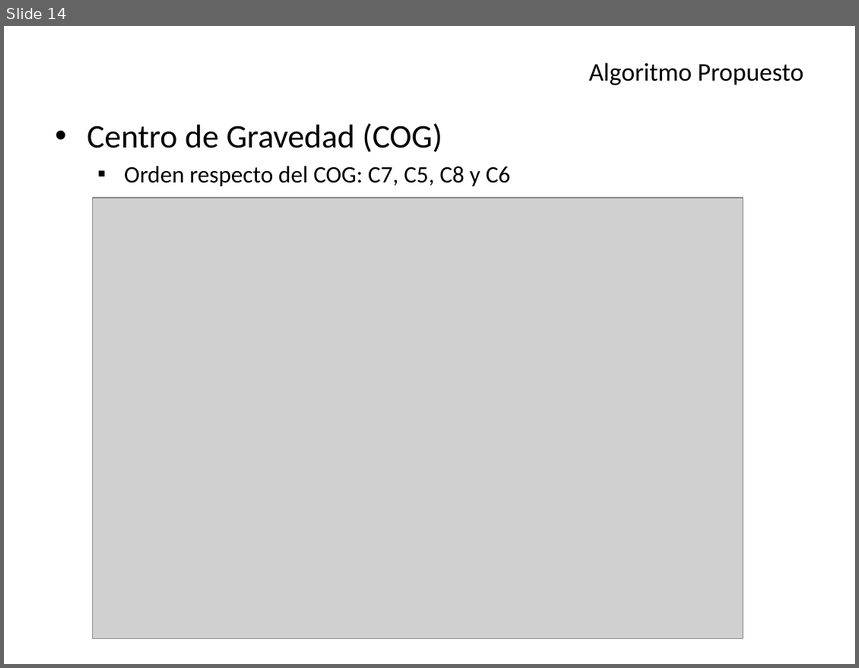
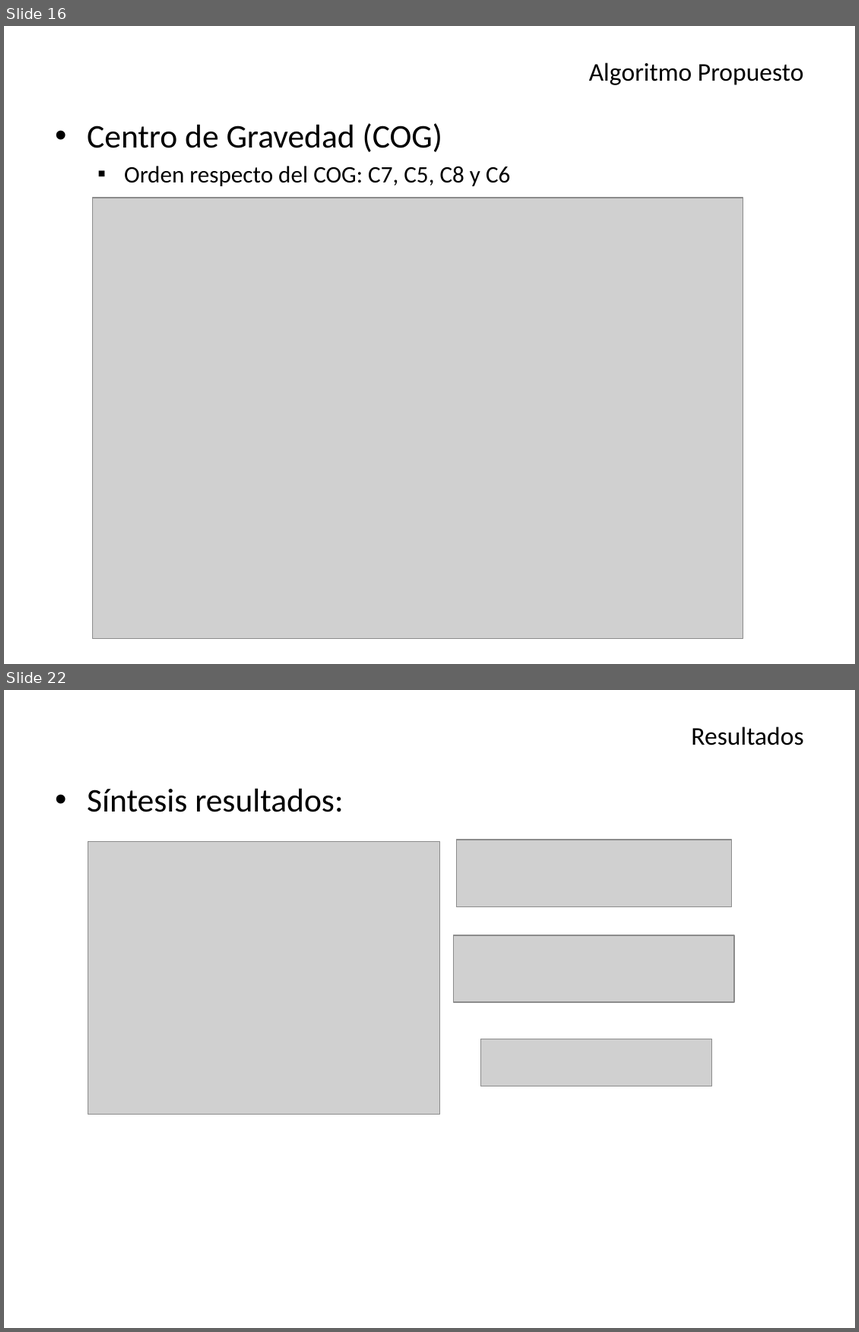
Before and after one commit to Aleitox/TopBrkga, a slide deck: TesisPaper/Defensa/Biased Random Key Genetic Algorithm.pptx. Shown one above the other, each under a label of ours: slide 14 before the commit, slides 16 and 22 after it; the slides between them are not shown. The pictures are 859x668 and 859x1332 pixels, drawn with LibreOffice and Linux fonts; fonts in the diff are those of the drawing; grey boxes stand for pictures. Boxes give left, top, right and bottom in pixels: in the first picture for what was removed or moved away, otherwise in the second. Text is boxed around its words. In the diff, an @@ line names an element or a change of style, - is before the commit and + after.

```diff
--- a/TesisPaper/Defensa/Biased Random Key Genetic Algorithm.pptx
+++ b/TesisPaper/Defensa/Biased Random Key Genetic Algorithm.pptx
@@ slide 22 added at (4,690,855,1328), background #FFFFFF @@
@@ title added at (691,726,804,745), 21.6 pt, text #000000 @@
+Resultados
@@ text added at (87,788,343,812), 28 pt, text #000000 @@
+• Síntesis resultados:
@@ picture added at (88,841,439,1115) @@
@@ picture added at (456,840,732,907) @@
@@ picture added at (453,935,734,1002) @@
@@ picture added at (481,1039,712,1086) @@
@@ what was slide 14 is now slide 16 @@
```
Also in this commit, not shown: 7 slides changed, 4 other slides added, 19 other files.
